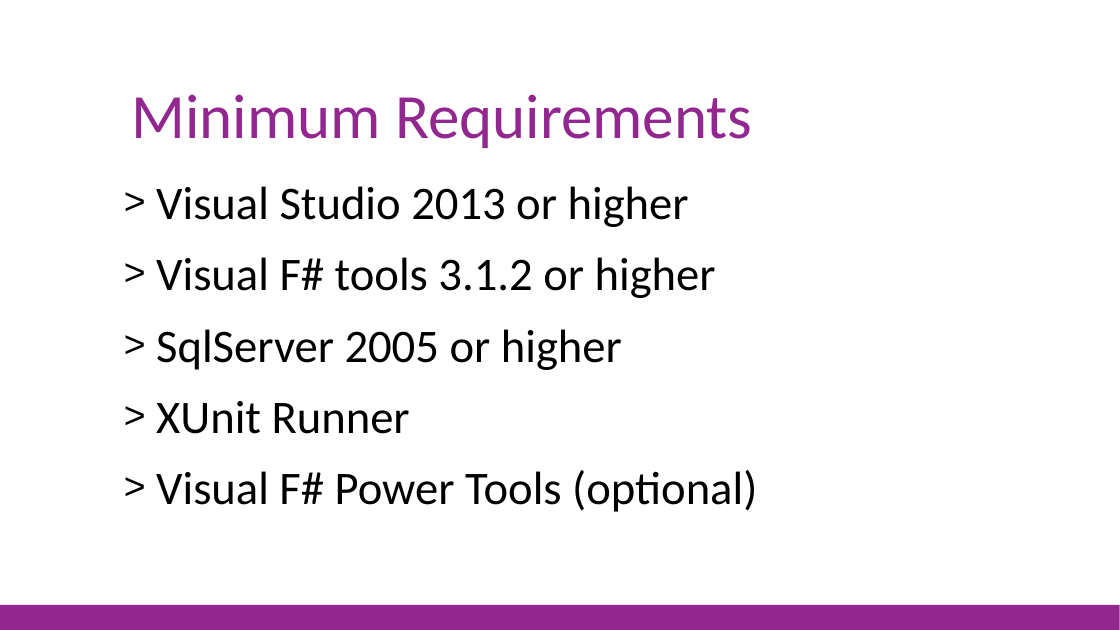
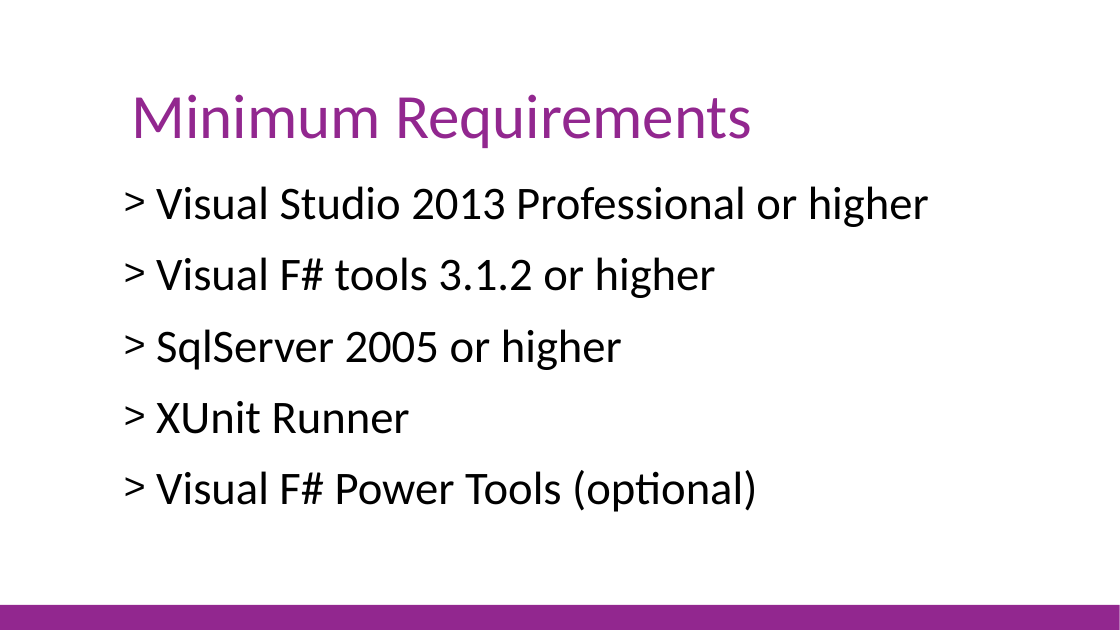
Before and after one commit to jorgef/fsharpworkshop, a slide deck: slide 5 of FSharpWorkshop_Slides.pptx. Drawn at 1120x630 pixels with LibreOffice and Linux fonts; fonts in the diff are those of the drawing. Boxes give left, top, right and bottom in pixels: in the first picture for what was removed or moved away, otherwise in the second. Text is boxed around its words. In the diff, an @@ line names an element or a change of style, - is before the commit and + after.

```diff
--- a/FSharpWorkshop_Slides.pptx
+++ b/FSharpWorkshop_Slides.pptx
@@ text at (156, 186, 929, 227): text changed @@
-> Visual Studio 2013 or higher
+> Visual Studio 2013 Professional or higher
```
Also in this commit, not shown: 1 other slide changed, 4 other files.
